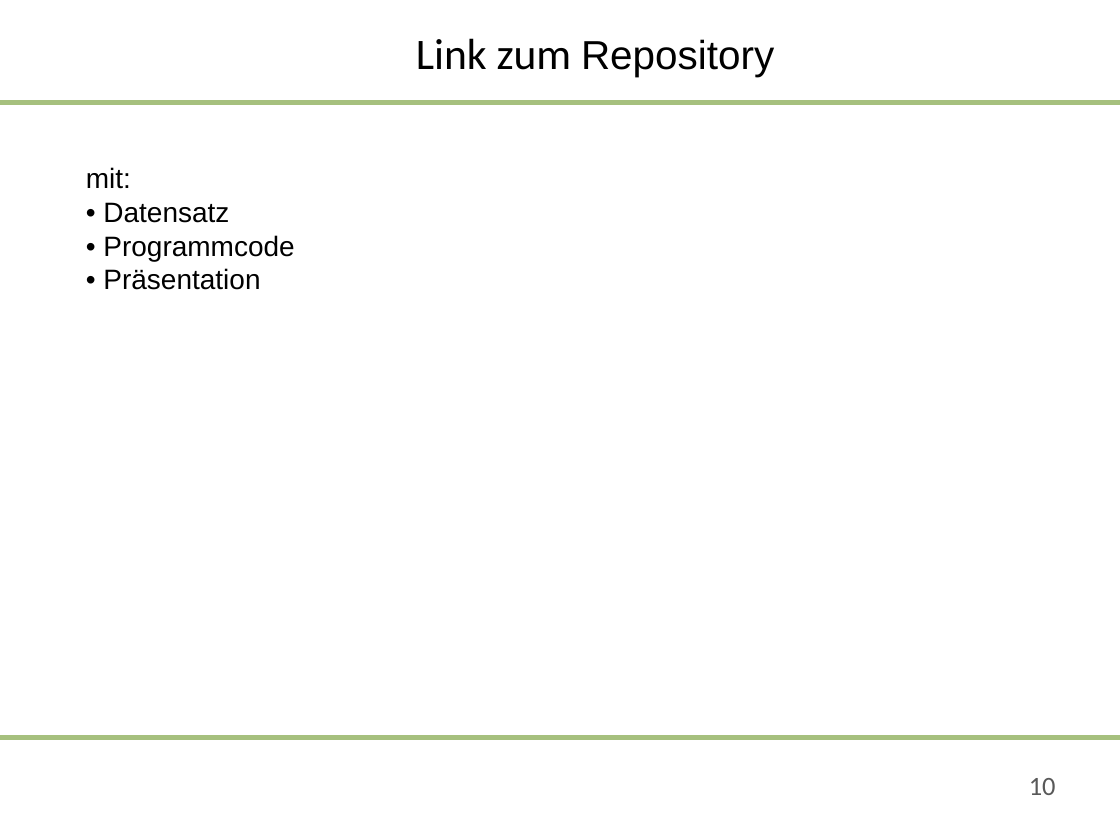
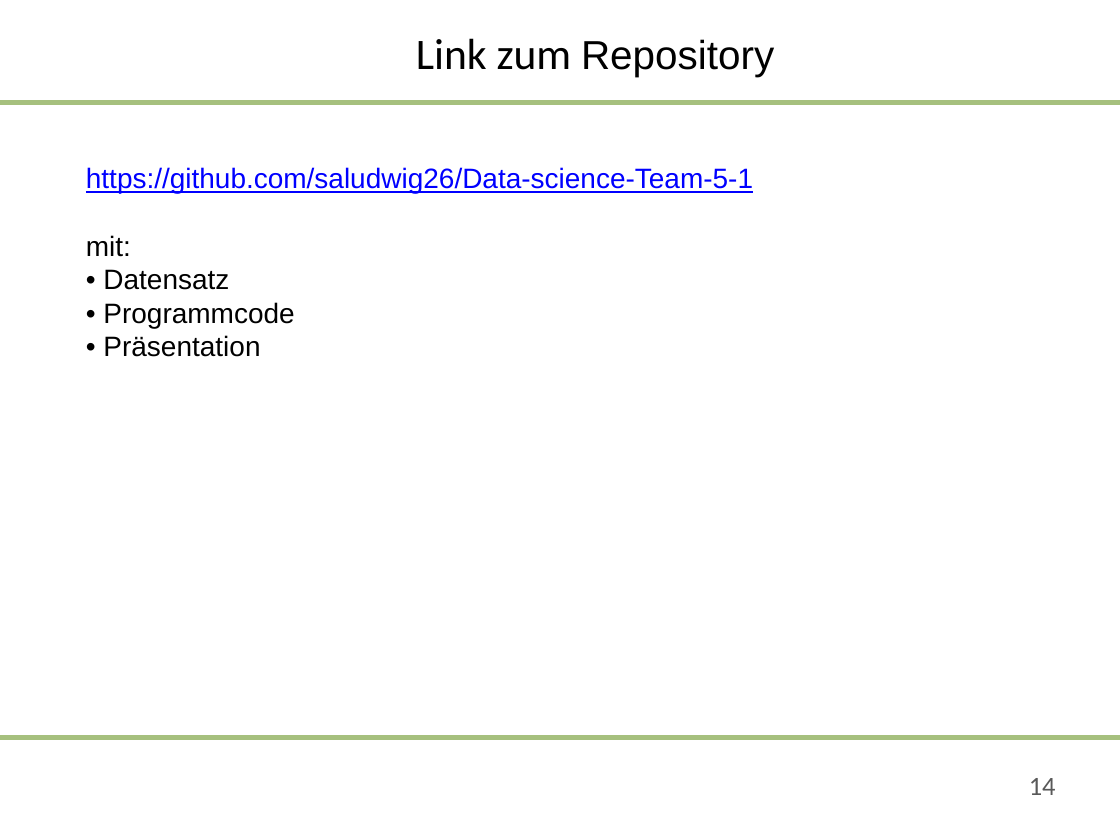
Before and after one commit to saludwig26/Data-science-Team-5-1, a slide deck: slide 14 of 09-06-2020-Präsentation_Team 5.pptx (slide 10 before the commit). Drawn at 1120x840 pixels with LibreOffice and Linux fonts; fonts in the diff are those of the drawing; background and template pictures are left out. Boxes give left, top, right and bottom in pixels: in the first picture for what was removed or moved away, otherwise in the second. Text is boxed around its words. In the diff, an @@ line names an element or a change of style, - is before the commit and + after.

```diff
--- a/09-06-2020-Präsentation_Team 5.pptx
+++ b/09-06-2020-Präsentation_Team 5.pptx
@@ text at [86,167,753,194]: paragraph added @@
+https://github.com/saludwig26/Data-science-Team-5-1
@@ page number at [1029,778,1056,795]: text changed @@
-10
+14
```
Also in this commit, not shown: 4 other slides changed, 4 slides added.
